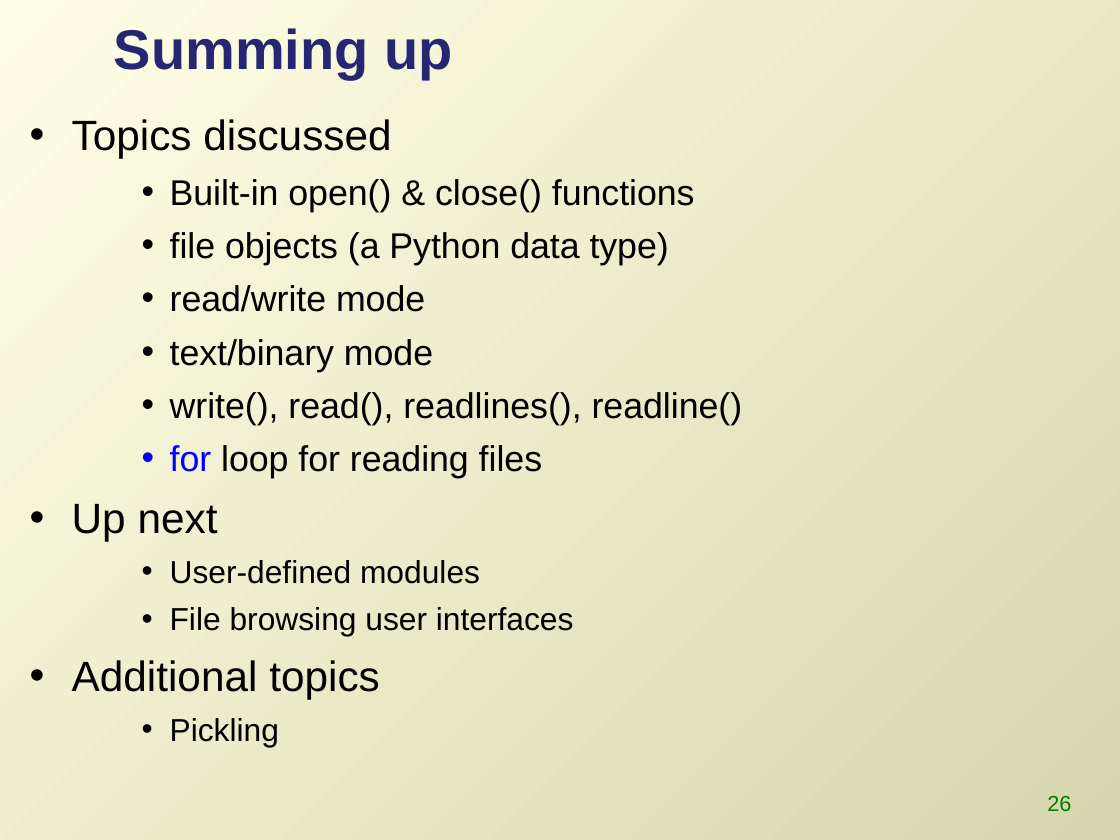
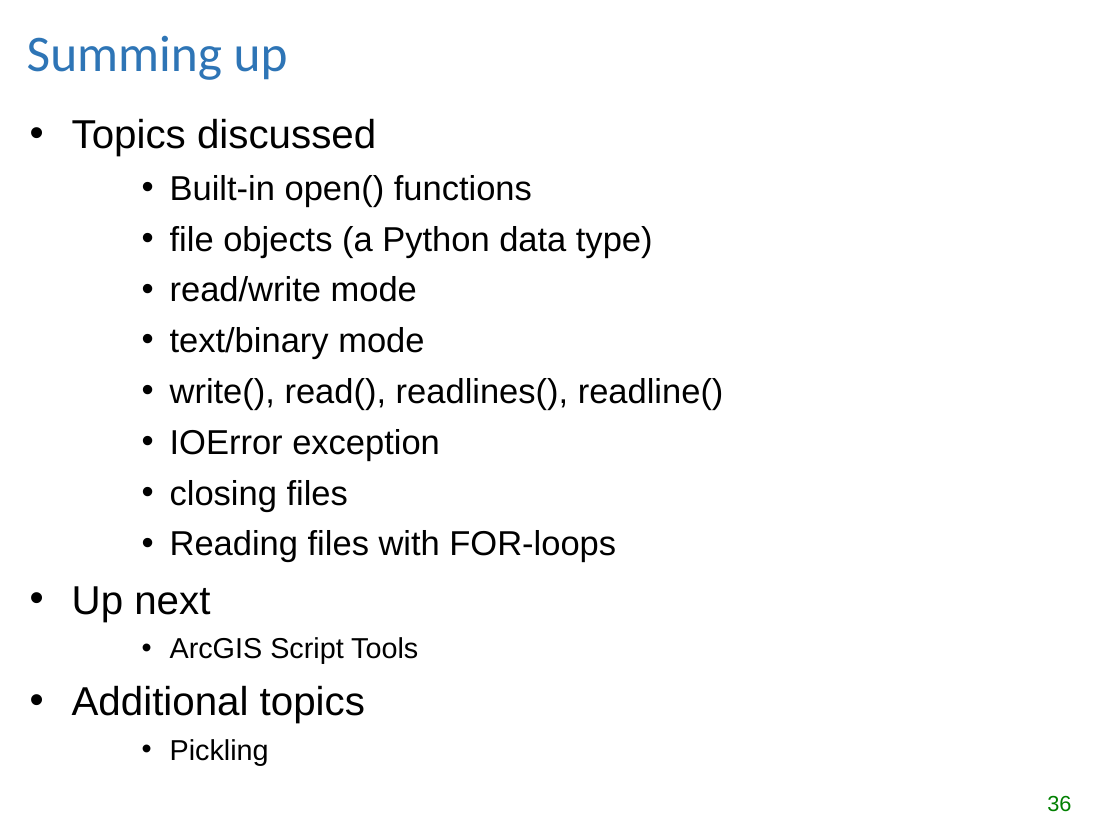
Before and after one commit to lgtateos/gis540, a slide deck: slide 36 of slides/fileIO.ppt (slide 26 before the commit). Drawn at 1120x840 pixels with LibreOffice and Linux fonts; fonts in the diff are those of the drawing. Boxes give left, top, right and bottom in pixels: in the first picture for what was removed or moved away, otherwise in the second. Text is boxed around its words. In the diff, an @@ line names an element or a change of style, - is before the commit and + after.

```diff
--- a/slides/fileIO.ppt
+++ b/slides/fileIO.ppt
@@ background gradient #FFFFE6 to #D7D6AE to #FFFFFF @@
@@ title "Summing up": place and size @@
-title "Summing up" at (114,28,452,78)
+title "Summing up" at (27,35,288,80)
@@ title "Summing up" at (27,35,288,80): size 36 to 33 pt, font Arial to Calibri, text colour #262673 to #2E75B6, bold off @@
@@ text at (72,118,724,765): size 27.2 to 25.9 pt in "Topics discussed", "Up next", "Additional topics"; size 22.9 to 22.2 pt in "file objects (a Python data type)", "read/write mode", "text/binary mode", "write(), read(), readlines(), readline()"; size 20.4 to 18.5 pt in "Pickling"; less space between paragraphs @@
@@ text at (170,175,532,207): text changed; size 22.9 to 22.2 pt @@
-    • Built-in open() & close() functions
+    • Built-in open() functions
@@ text at (170,429,616,563): text changed; size 22.9 to 22.2 pt @@
-    • for loop for reading files
+    • IOError exception
+    • closing files
+    • Reading files with FOR-loops
@@ text at (170,637,418,664): text changed; size 20.4 to 18.5 pt @@
-    • User-defined modules
-    • File browsing user interfaces
+    • ArcGIS Script Tools
@@ page number at (1047,795,1071,812): text changed @@
-26
+36
```
Also in this commit, not shown: 23 other slides changed, 13 slides added, 3 slides removed.
